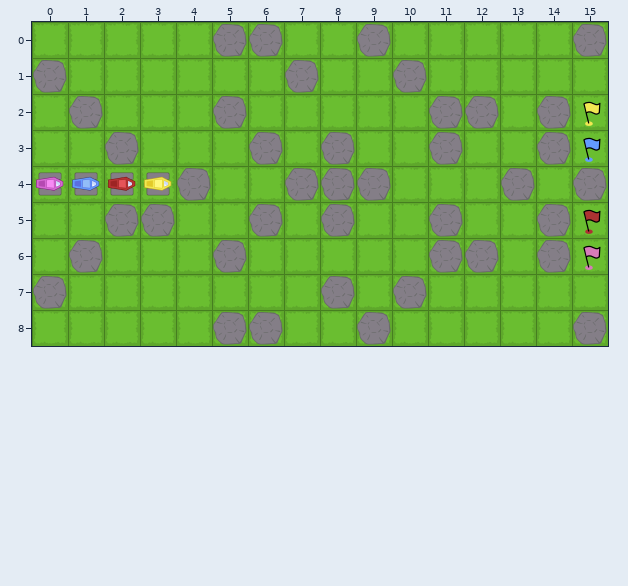
Two versions of a level (Tiled map, pc/assets/level/008.tmx). Above: the version before the commit.
Cells are 256x256 px. Shown: x 0..15, y 0..8.
After:
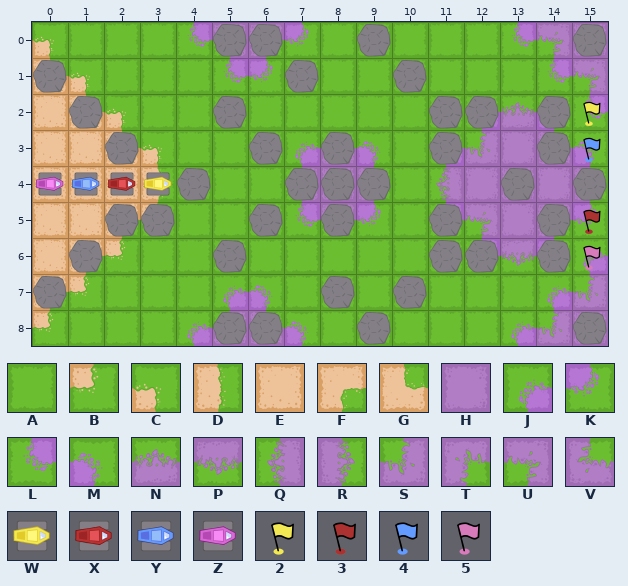
Key: from "BaseTiles": A 0 "grass", B 1 turned 180 "grass_corner_sand", C 1 turned 90 "grass_corner_sand", D 2 "half_grass_sand", E 3 "sand", F 4 "sand_corner_grass", G 4 turned 270 "sand_corner_grass", H 7 "strange_grass", J 8 "strange_grass_corner", K 8 turned 180 "strange_grass_corner", L 8 turned 270 "strange_grass_corner", M 8 turned 90 "strange_grass_corner", N 10 "strange_grass_half", P 10 turned 180 "strange_grass_half", Q 10 turned 270 "strange_grass_half", R 10 turned 90 "strange_grass_half", S 11 "strange_grass_inner_corn", T 11 turned 180 "strange_grass_inner_corn", U 11 turned 270 "strange_grass_inner_corn", V 11 turned 90 "strange_grass_inner_corn"; from "Player": W 0 turned 90 "player1_car", X 1 turned 90 "player2_car", Y 2 turned 90 "player3_car", Z 3 turned 90 "player4_car", 2 5 "player1_goal", 3 6 "player2_goal", 4 7 "player3_goal", 5 8 "player4_goal".
_ is an empty cell, . an unchanged one.
Difference:
--- layer "Base"
@@ x 0..15 @@
-0 A...AAAA.....AAA
-1 AA...AA.......AA
-2 AAA.........AAAA
-3 AAAA...AAA.AAAAA
-4 AAAA...AAA.AAAAA
-5 AAAA...AAA.AAAAA
-6 AAA.........AAAA
-7 AA...AA.......AA
-8 A...AAAA.....AAA
+0 C...LUTK.....LUH
+1 GC...LK.......LU
+2 EGC.........JNML
+3 EEGC...JNM.JSHVM
+4 EEED...QHR.QHHHR
+5 EEFB...LPK.LUHTK
+6 EFB.........LPKJ
+7 FB...JM.......JS
+8 B...JSVM.....JSH
--- layer "Objects"
@@ x 0..15 @@
-2 ...............2
-3 ...............4
-4 ZYXW............
-5 ...............3
-6 ...............5
+2 ..............._
+3 ..............._
+4 ____............
+5 ..............._
+6 ..............._
--- layer "Player"
@@ x 0..15 @@
-2 ..............._
-3 ..............._
-4 ____............
-5 ..............._
-6 ..............._
+2 ...............2
+3 ...............4
+4 ZYXW............
+5 ...............3
+6 ...............5
Boxes around the changes in both pictures, in picture pixels (x1, y1, x2, y2):
changed: (32, 24, 174, 344)
changed: (178, 22, 318, 92)
changed: (430, 22, 608, 346)
changed: (286, 132, 390, 236)
changed: (187, 276, 318, 346)
